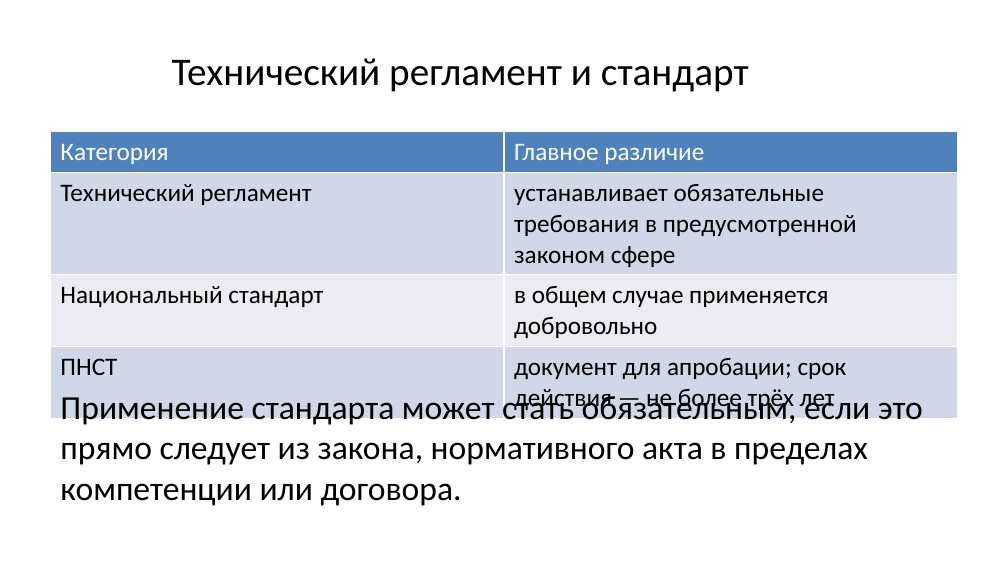
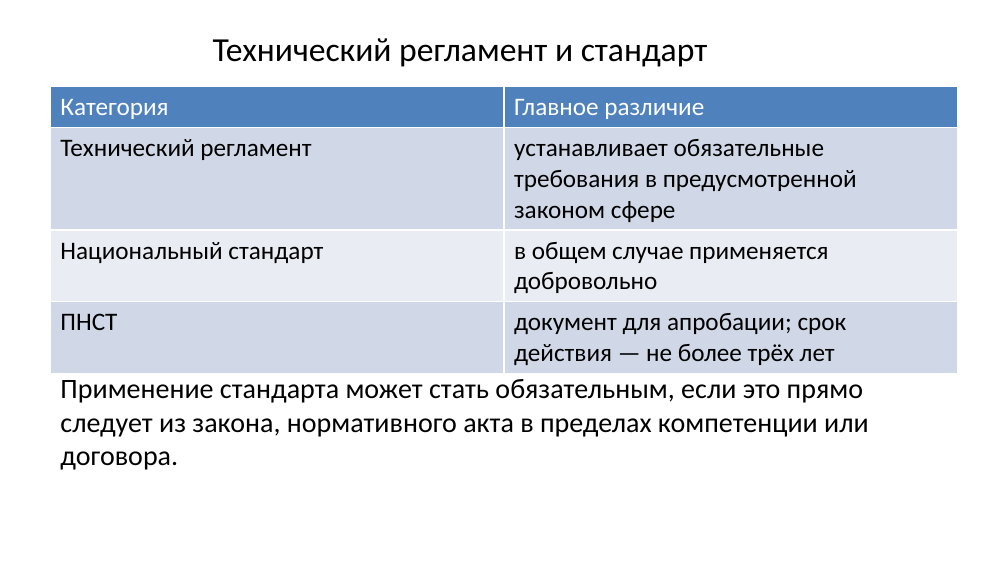
Before and after one commit to arasskazov/IFTIS-KII-2026, a slide deck: slide 5 of Lec_1_Модуль 1_1_Слайд-конспект.pptx. Drawn at 1008x567 pixels with LibreOffice and Linux fonts; fonts in the diff are those of the drawing; background and template pictures are left out. Boxes give left, top, right and bottom in pixels: in the first picture for what was removed or moved away, otherwise in the second. Text is boxed around its words. In the diff, an @@ line names an element or a change of style, - is before the commit and + after.

```diff
--- a/Lec_1_Модуль 1_1_Слайд-конспект.pptx
+++ b/Lec_1_Модуль 1_1_Слайд-конспект.pptx
@@ title "Технический регламент и стандарт" at (213,38,708,67): size 28 to 24 pt @@
@@ table: place and size @@
-table at (50,132,958,416)
+table at (50,87,958,369)
@@ text "Применение стандарта может стать обязательным, ...": place and size @@
-text "Применение стандарта может стать обязательным, ..." at (60,391,923,506)
+text "Применение стандарта может стать обязательным, ..." at (60,379,869,470)
@@ text "Применение стандарта может стать обязательным, ..." at (60,379,869,470): size 24 to 20 pt @@
```
Also in this commit, not shown: 11 other slides changed, 1 slide added.
